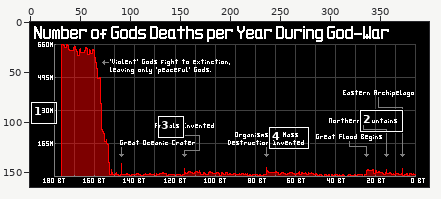
One commit to this pixel-art file: content/Meta/Images/Infographics/deaths_during_god_war.aseprite. The first picture is a wide view before the edit; the outline marks the close-up.
Close-up. Before the edit:
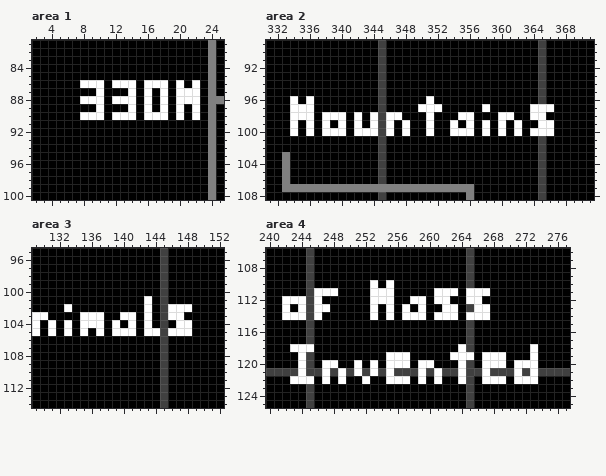
399x165 pixels, 1 frame. Shown: area 1: x 2..25, y 81..100; area 2: x 331..371, y 89..108; area 3: x 129..152, y 95..114; area 4: x 240..277, y 106..125. The commit also changed other parts of the picture, which this record leaves out.
The same view after the edit:
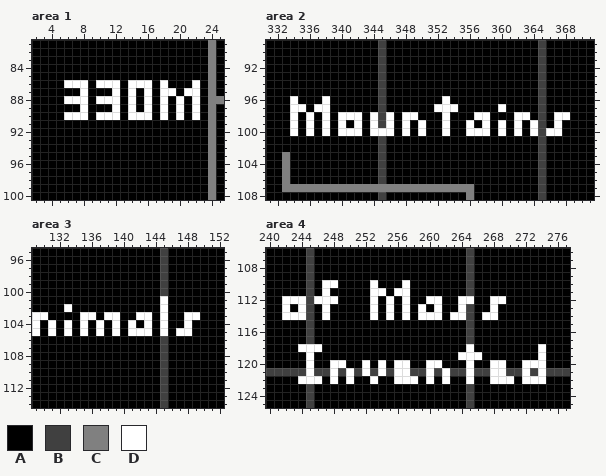
Palette (. is transparent): A #000000  B #404040  C #808080  D #ffffff
What changed:
Area 1, layer "Text":
Colour D becomes colour A in row 86 at x 9, 13, 17 and 20; in row 87 at x 10 and 20; in row 88 at x 9, 13 and 21; in row 89 at x 10; in row 90 at x 9, 13 and 17.
Colour A becomes colour D in row 86 at x 6 to 7, 11 and 15; in row 87 at x 8, 12 and 19; in row 88 at x 6 to 7 and 11; in row 89 at x 8 and 12; in row 90 at x 6 to 7, 11 and 15.
Area 2, layer "Text":
Colour D becomes colour A in row 96 at x 336 and 351; in row 97 at x 336, 350 to 351, 358, 364 and 366; in row 98 at x 335, 339, 347, 351, 355 to 356, 360 to 361 and 364; in row 99 at x 351, 354 and 366; in row 100 at x 339, 343, 351 and 354 to 355.
Colour D becomes colour B in rows 97 to 100 at x 365.
Colour A becomes colour D in row 96 at x 338 and 353; in row 97 at x 337 to 338, 353 to 354 and 360; in row 98 at x 341, 348 to 349, 353, 357 to 358, 362 to 363 and 367 to 368; in row 99 at x 350, 353, 364 and 367; in row 100 at x 341, 350, 353, 357 and 367.
Colour B becomes colour D in row 100 at x 345.
Area 3, layer "Text":
Colour D becomes colour A in row 101 at x 143; in row 102 at x 143 and 146 to 148; in row 103 at x 137, 140 to 141 and 146 to 147; in row 104 at x 136 and 147; in row 105 at x 140, 144 and 146.
Colour A becomes colour D in row 103 at x 138 to 139, 142 and 148 to 149; in row 105 at x 142.
Colour B becomes colour D in rows 101 to 105 at x 145.
Area 4, layer "Text":
Colour D becomes colour A in row 110 at x 255; in row 111 at x 246, 248, 255, 261 to 263 and 266 to 267; in row 112 at x 254, 258 to 259, 262 and 266; in row 113 at x 246, 262 to 263 and 266 to 267; in row 114 at x 246, 258, 262 and 266; in row 118 at x 243, 264 and 273.
Colour D becomes colour A in row 119 at x 244, 255 to 257, 263, 267 to 269 and 273; in row 120 at x 244, 247, 251, 253, 255, 259, 264, 267 and 271; in row 122 at x 243, 247, 249, 252, 255, 259, 261, 264, 267 and 271.
Colour D becomes colour B in row 111 at x 265; in row 114 at x 265; in row 121 at x 244, 247, 249, 251, 253, 255, 259, 261, 264, 267, 271 and 273.
Colour A becomes colour D in row 110 at x 247 to 248 and 257; in row 111 at x 256 to 257; in row 112 at x 247 to 248, 257, 260, 264 and 268 to 269; in row 113 at x 261, 264 and 268; in row 114 at x 247, 260, 264 and 268; in row 118 at x 246 and 274.
Colour A becomes colour D in row 119 at x 266 and 274; in row 120 at x 249, 252, 254, 261 and 274; in row 122 at x 246, 248, 250, 253, 258, 260, 262, 270 and 274.
Colour B becomes colour D in row 118 at x 265; in row 119 at x 245; in row 120 at x 245 and 265; in row 121 at x 245, 248, 250, 252, 254, 256 to 257, 260, 262, 265, 268 to 269, 272 and 274; in row 122 at x 265.
Where, in picture pixels (left, top, right, bottom), the same in both close-ups:
changed: (64, 80, 192, 120)
changed: (298, 96, 570, 136)
changed: (88, 296, 200, 336)
changed: (314, 280, 338, 320)
changed: (378, 280, 506, 320)
changed: (290, 344, 546, 384)
